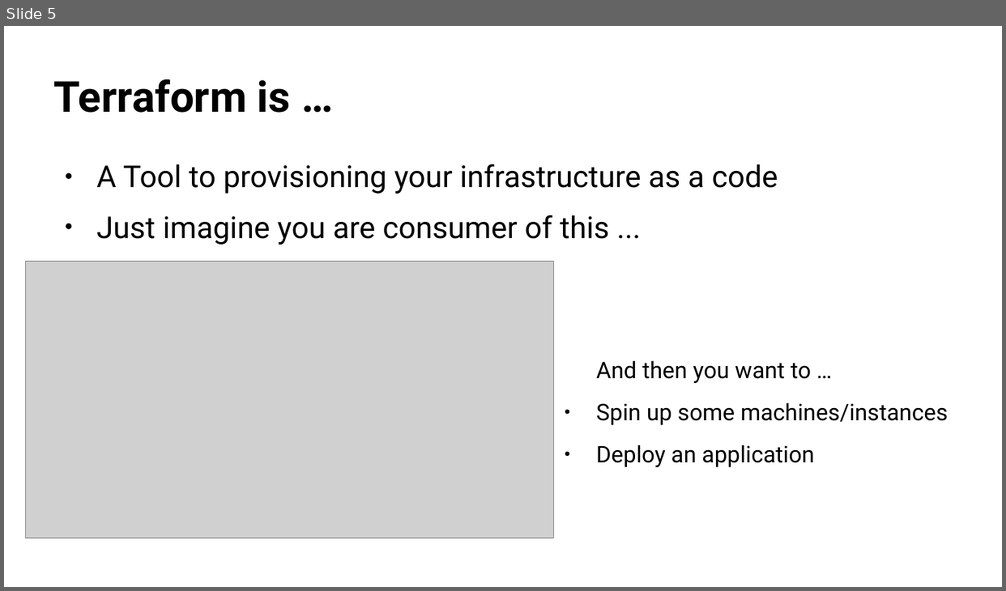
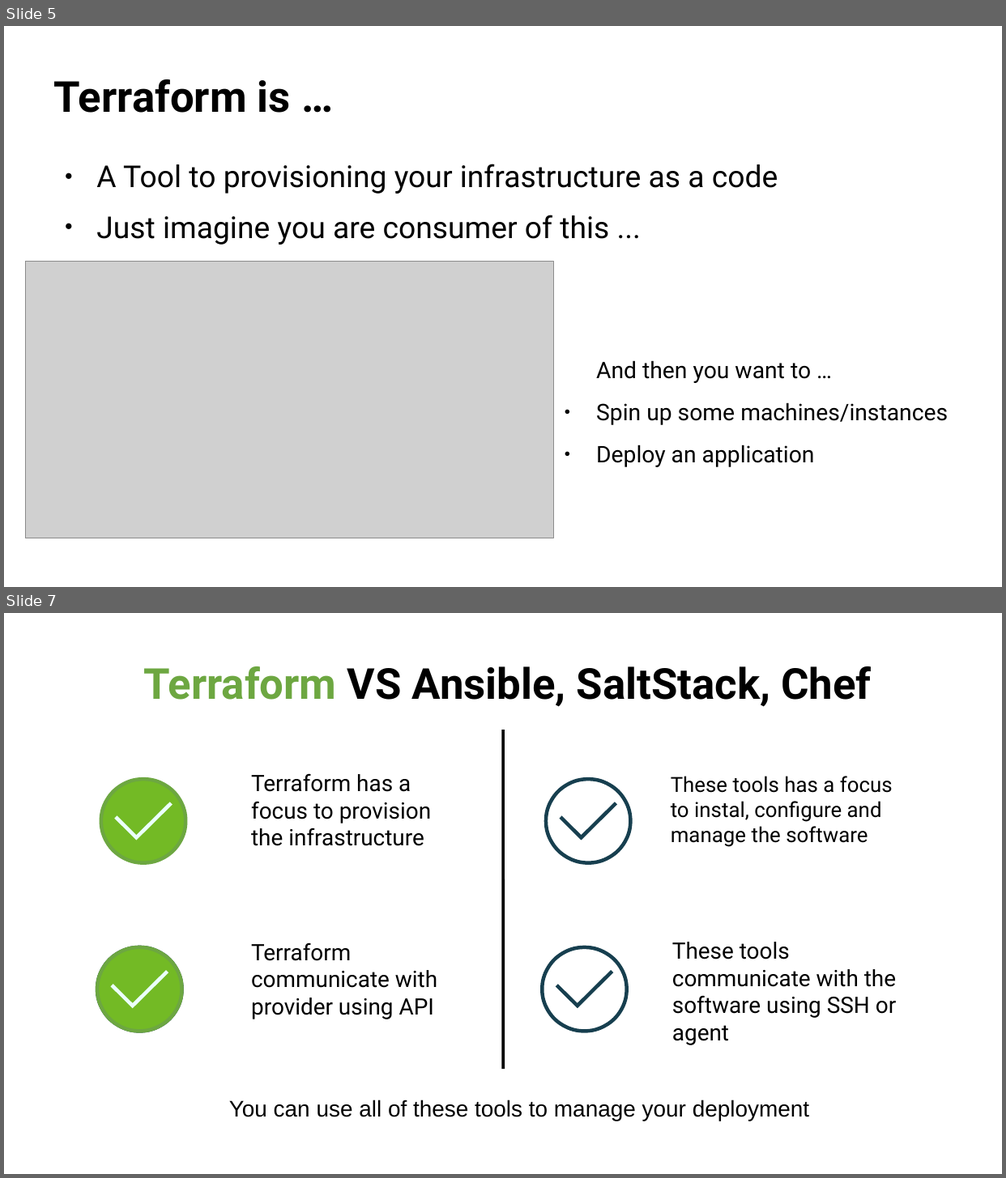
Before and after one commit to dhenandi/osas19-terraform, a slide deck: presentation/openSUSE Deployment on Linode using Terraform - Dhenandi Putra - oSAS19.odp. Shown one above the other, each under a label of ours: slide 5 before the commit, slides 5 and 7 after it; the slides between them are not shown. The pictures are 1006x591 and 1006x1178 pixels, drawn with LibreOffice and Linux fonts; fonts in the diff are those of the drawing; grey boxes stand for pictures; background and template pictures are left out. Boxes give left, top, right and bottom in pixels: in the first picture for what was removed or moved away, otherwise in the second. Text is boxed around its words. In the diff, an @@ line names an element or a change of style, - is before the commit and + after.

```diff
--- a/presentation/openSUSE Deployment on Linode using Terraform - Dhenandi Putra - oSAS19.odp
+++ b/presentation/openSUSE Deployment on Linode using Terraform - Dhenandi Putra - oSAS19.odp
@@ slide 7 added at (x1=4, y1=613, x2=1002, y2=1174), background #FFFFFF @@
@@ title added at (x1=143, y1=666, x2=871, y2=707), 34 pt, text #000000, bold @@
+Terraform VS Ansible, SaltStack, Chef
@@ line added from (503, 730) to (503, 1069), #000000 2.3 pt @@
@@ freeform shape added at (x1=101, y1=780, x2=185, y2=864), fill #73BA25 @@
@@ freeform shape added at (x1=101, y1=780, x2=185, y2=864), outline #6DA741 2.89 pt @@
@@ text added at (x1=251, y1=773, x2=431, y2=846), 18 pt, text #000000 @@
+Terraform has a focus to provision the infrastructure
@@ freeform shape added at (x1=546, y1=780, x2=630, y2=864), outline #173F4F 2.89 pt @@
@@ text added at (x1=671, y1=776, x2=893, y2=847), 16.6 pt, text #000000 @@
+These tools has a focus to instal, configure and manage the software
@@ freeform shape added at (x1=116, y1=803, x2=171, y2=837), outline #EBFFFC 2.89 pt @@
@@ freeform shape added at (x1=561, y1=803, x2=616, y2=837), outline #173F4F 2.89 pt @@
@@ freeform shape added at (x1=97, y1=948, x2=181, y2=1032), outline #173F4F 2.89 pt @@
@@ freeform shape added at (x1=97, y1=948, x2=181, y2=1032), fill #73BA25 @@
@@ freeform shape added at (x1=97, y1=948, x2=181, y2=1032), outline #6DA741 2.89 pt @@
@@ text added at (x1=251, y1=943, x2=437, y2=1020), 18 pt, text #000000 @@
+Terraform communicate with provider using API
@@ freeform shape added at (x1=542, y1=948, x2=626, y2=1032), outline #173F4F 2.89 pt @@
@@ text added at (x1=672, y1=942, x2=896, y2=1046), 18 pt, text #000000 @@
+These tools communicate with the software using SSH or agent
@@ freeform shape added at (x1=112, y1=972, x2=167, y2=1006), outline #173F4F 2.89 pt @@
@@ freeform shape added at (x1=112, y1=972, x2=167, y2=1006), outline #EBFFFC 2.89 pt @@
@@ freeform shape added at (x1=556, y1=972, x2=612, y2=1006), outline #173F4F 2.89 pt @@
@@ text added at (x1=229, y1=1100, x2=809, y2=1121), 18 pt, text #000000 @@
+You can use all of these tools to manage your deployment
```
Also in this commit, not shown: 3 slides changed, 8 other slides added, 6 other files.
